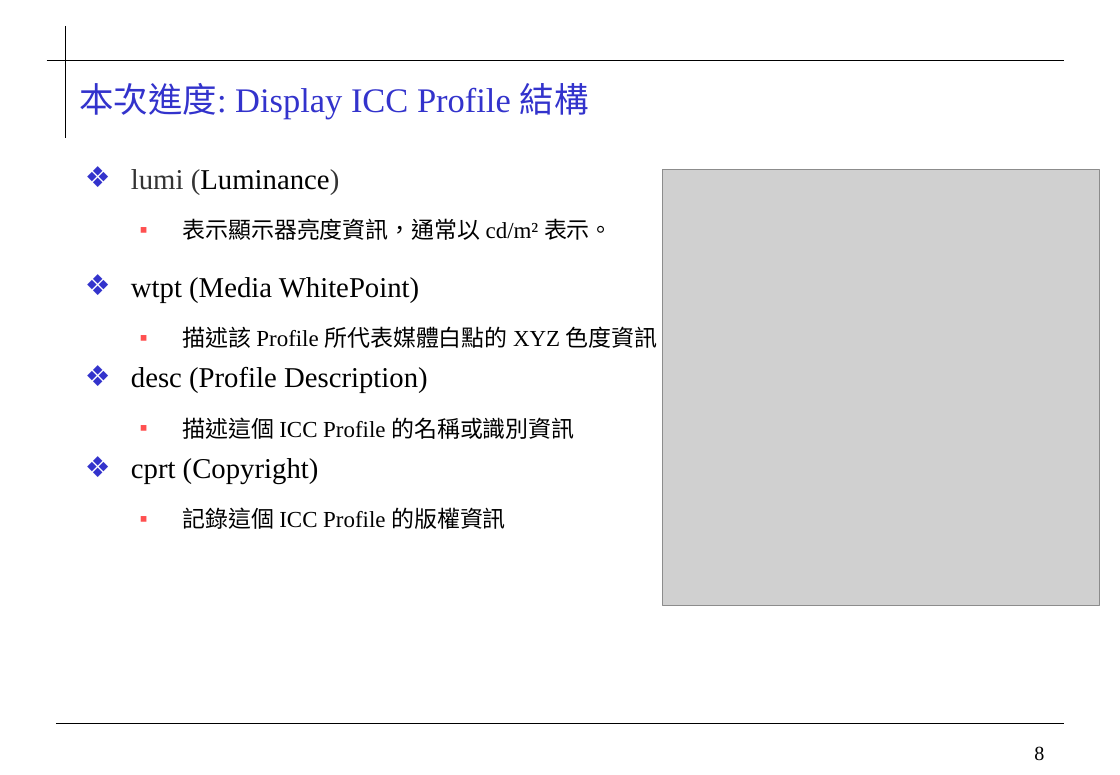
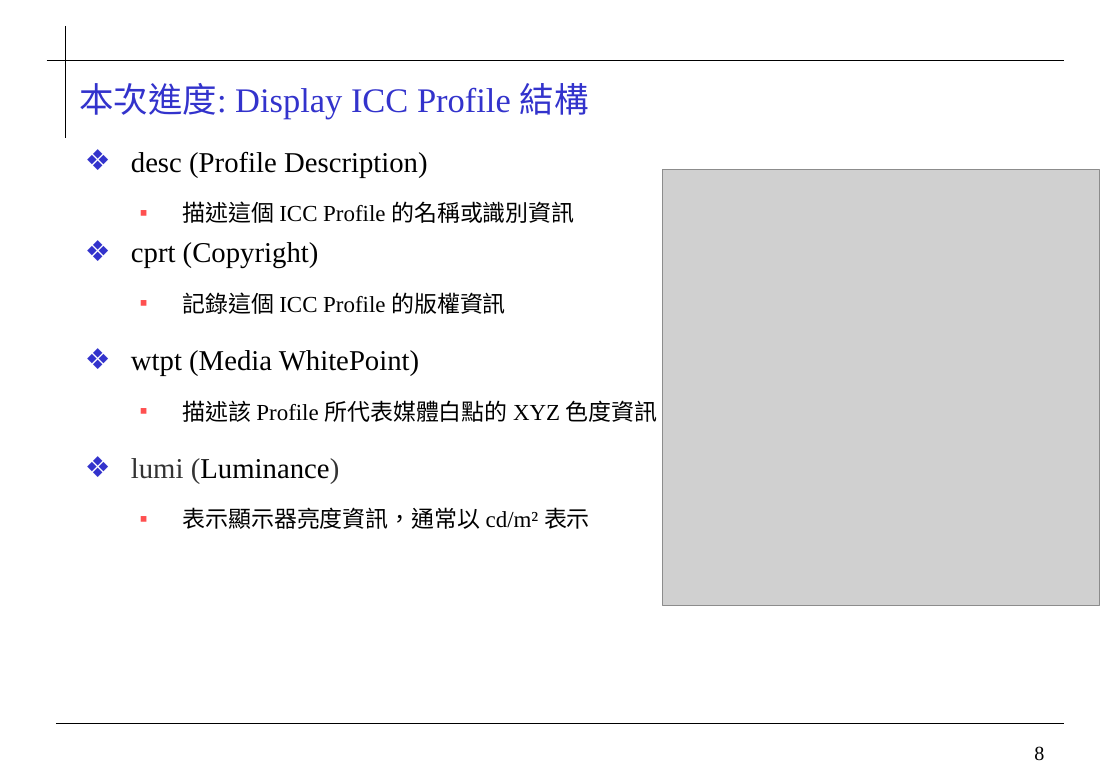
Before and after one commit to 0ilasis0/home, a slide deck: slide 8 of ICCPROFILE_0923.pptx. Drawn at 1120x775 pixels with LibreOffice and Linux fonts; fonts in the diff are those of the drawing; grey boxes stand for pictures; background and template pictures are left out. Boxes give left, top, right and bottom in pixels: in the first picture for what was removed or moved away, otherwise in the second. Text is boxed around its words. In the diff, an @@ line names an element or a change of style, - is before the commit and + after.

```diff
--- a/ICCPROFILE_0923.pptx
+++ b/ICCPROFILE_0923.pptx
@@ text at bbox=[131, 169, 658, 348]: paragraphs removed @@
-  ❖ lumi (Luminance)
-  ▪ 表示顯示器亮度資訊，通常以 cd/m² 表示。
-❖ wtpt (Media WhitePoint)
-  ▪ 描述該 Profile 所代表媒體白點的 XYZ 色度資訊
@@ text at bbox=[131, 350, 658, 529]: paragraphs added @@
+❖ wtpt (Media WhitePoint)
+  ▪ 描述該 Profile 所代表媒體白點的 XYZ 色度資訊
+  ❖ lumi (Luminance)
+  ▪ 表示顯示器亮度資訊，通常以 cd/m² 表示
```
Also in this commit, not shown: 6 other slides changed, 1 slide removed.
